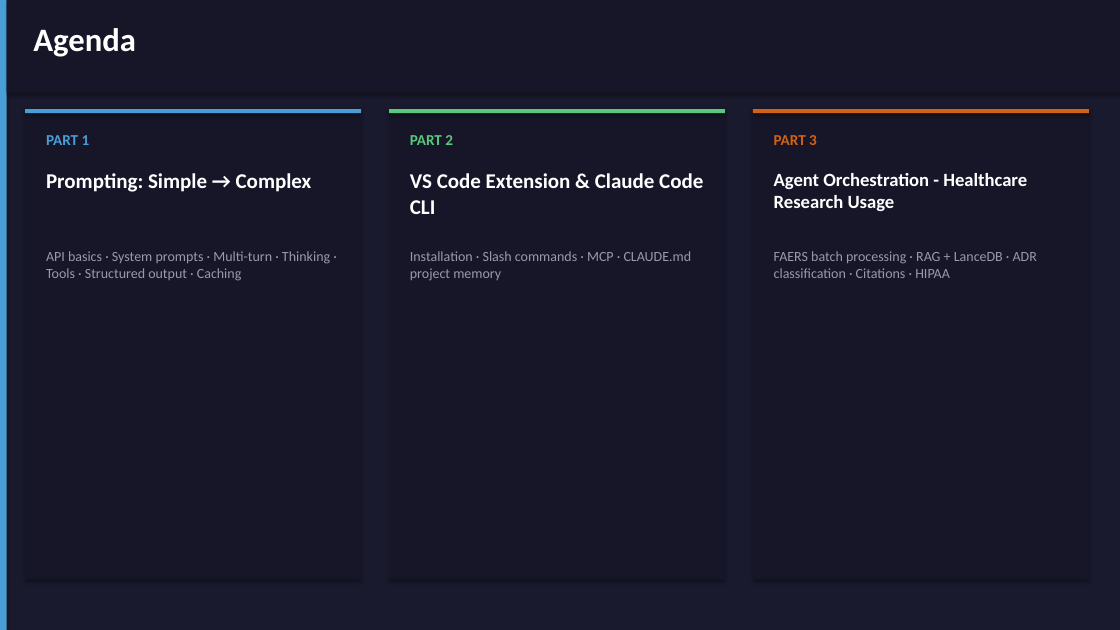
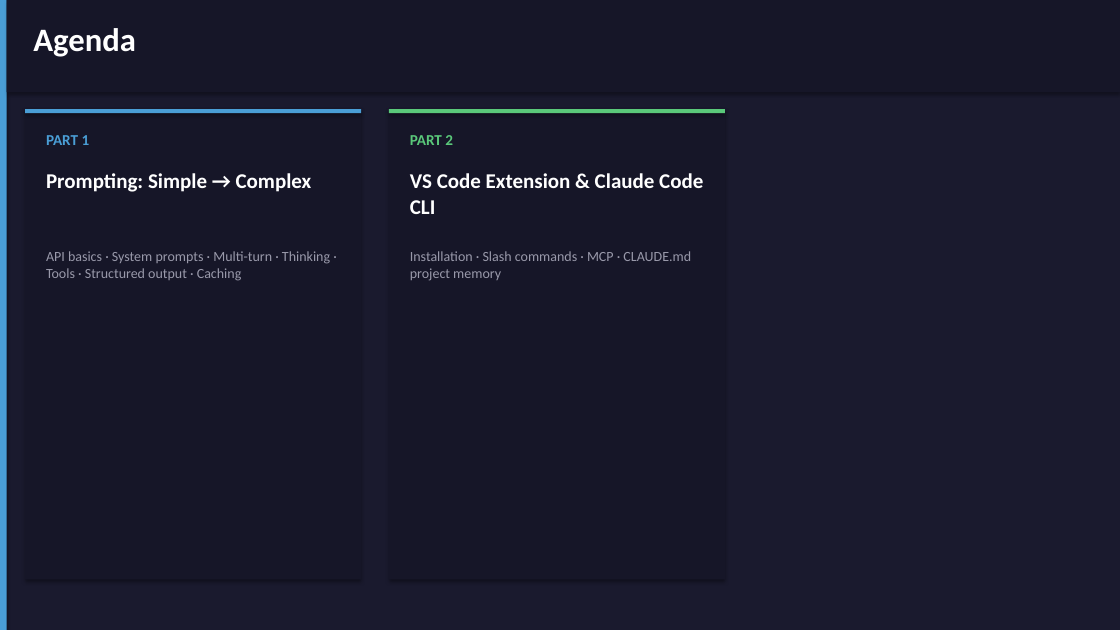
Before and after one commit to bcqguo/claude_4_public_health, a slide deck: slide 2 of Claude_Model_Usage_Lecture.pptx. Drawn at 1120x630 pixels with LibreOffice and Linux fonts; fonts in the diff are those of the drawing. Boxes give left, top, right and bottom in pixels: in the first picture for what was removed or moved away, otherwise in the second. Text is boxed around its words. In the diff, an @@ line names an element or a change of style, - is before the commit and + after.

```diff
--- a/Claude_Model_Usage_Lecture.pptx
+++ b/Claude_Model_Usage_Lecture.pptx
@@ rectangle removed at <box>753,109,1089,580</box> @@
@@ rectangle removed at <box>753,109,1089,113</box> @@
@@ text removed at <box>774,135,817,145</box> @@
-PART 3
@@ text removed at <box>774,173,1027,211</box> @@
-Agent Orchestration - Healthcare Research Usage
@@ text removed at <box>774,251,1037,278</box> @@
-FAERS batch processing · RAG + LanceDB · ADR classification · Citations · HIPAA
```
Also in this commit, not shown: 1 other slide changed, 1 slide removed.
